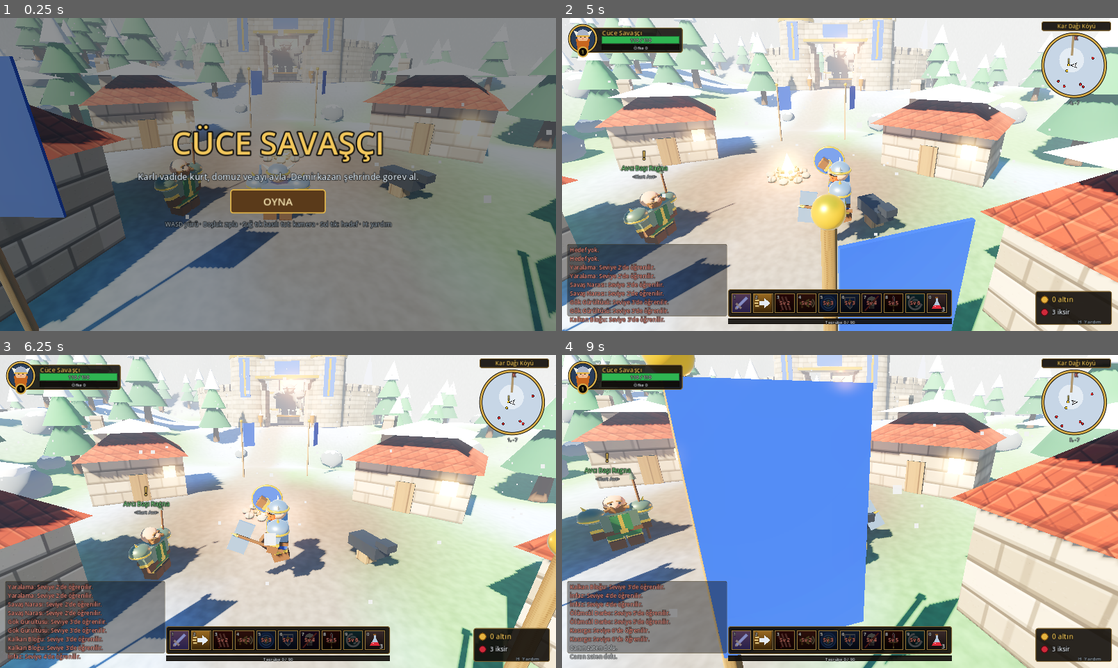
Above: before the commit, frames 1-4 (two rows, left to right).
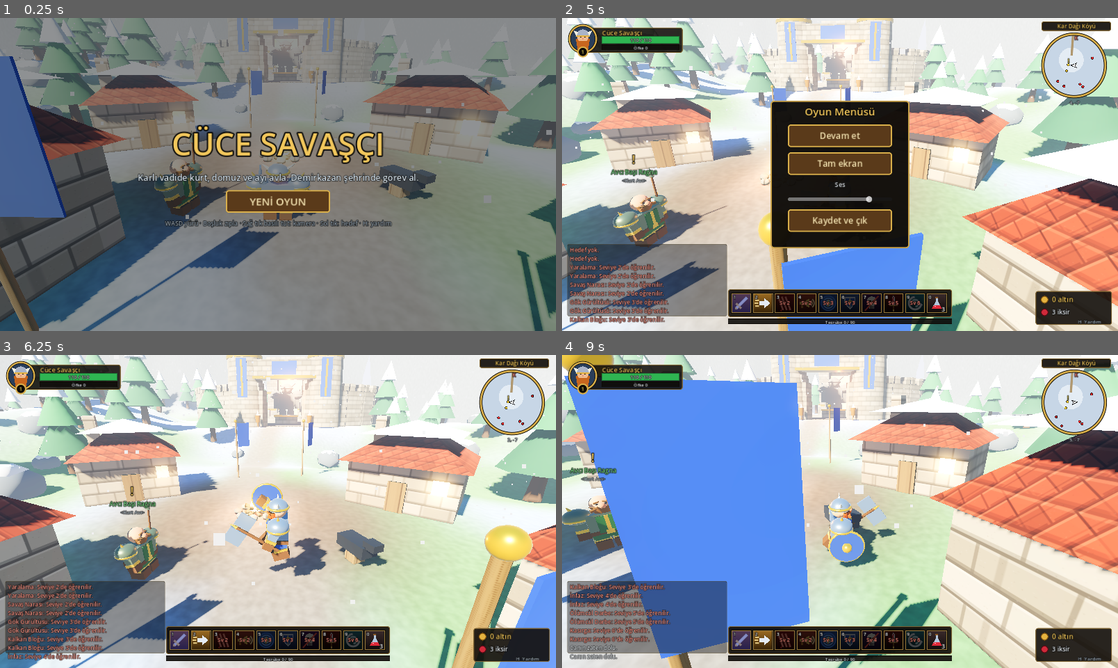
Above: after the commit, the same moments.

Repository: aldaci26/zindan-yuruyusu
Game: Godot game, scene res://main.tscn
Same seed, same stepped clock (60 frames per second), same inputs: the game is played once before the commit and once after it.
Inputs (mouse positions are in pixels of both pictures, inside the frame that each line leads up to):
- Up to frame 1 (0.25 s): no input
- Up to frame 2 (5 s): click "OYNA" (after the commit: "YENİ OYUN") at 0.5 s; tap Enter at 1.25 s; move the mouse to (962, 158) at 1.27 s; hold D 1.28-2.03 s; tap 1 at 1.35 s; click (962, 158) at 1.42 s; tap Space at 1.52, 2.27, 3.77, 4.52 s; tap 2 at 1.55, 2.1 s; move the mouse to (728, 190) at 2.02 s; hold S 2.03-2.78 s; click (728, 190) at 2.17 s; tap 3 at 2.3, 2.85 s; move the mouse to (895, 105) at 2.77 s; hold D 2.78-3.53 s; click (895, 105) at 2.92 s; tap 4 at 3.05, 3.6 s; move the mouse to (812, 237) at 3.52 s; hold W 3.53-4.28 s; click (812, 237) at 3.67 s; tap 5 at 3.8, 4.35 s; move the mouse to (1006, 221) at 4.27 s; hold A from 4.28 s (still down); click (1006, 221) at 4.42 s; tap 6 at 4.55 s; tap Escape at 4.9 s
- Up to frame 3 (6.25 s): release A at 5 s; click (278, 473) at 5 s, where only the run after the commit has a clickable "Devam et"; move the mouse to (111, 464) at 5.77 s; hold A from 5.78 s (still down); tap 6 at 5.85 s; click (111, 464) at 5.92 s; tap Space at 6.02 s; tap 7 at 6.05 s
- Up to frame 4 (9 s): move the mouse to (867, 511) at 6.52 s; release A at 6.53 s; hold S 6.53-7.28 s; tap 7 at 6.6 s; click (867, 511) at 6.67 s; tap 8 at 6.8, 7.35 s; move the mouse to (756, 433) at 7.27 s; hold D 7.28-8.03 s; click (756, 433) at 7.42 s; tap Space at 7.52, 8.27 s; tap 9 at 7.55, 8.1 s; move the mouse to (962, 495) at 8.02 s; hold W 8.03-8.78 s; click (962, 495) at 8.17 s; tap 0 at 8.3, 8.85 s; move the mouse to (728, 527) at 8.77 s; hold D from 8.78 s (still down); click (728, 527) at 8.92 s

The runs differ from the first frame. In frame 1, 2.8% of the frame differs, in the area x 24-76%, y 33-68%; in frame 2, 35%; in frame 3, 23%; in frame 4, 39%, in the area x 0-100%, y 0-100%.

Commit message:
Ses efektleri, otomatik kayıt/Devam et ve Esc oyun menüsü
Co-Authored-By: Claude Sonnet 5.5 <noreply@anthropic.com>
Claude-Session: https://claude.ai/code/session_01JevRmmu1FK3YXfTo6qDxTW

Diff:
--- a/godot/hud.gd
+++ b/godot/hud.gd
@@ -4,7 +4,11 @@
 const Parts = preload("res://ui_parts.gd")
 const Glyph = preload("res://glyph.gd")
 
-signal start_pressed
+signal start_pressed(continue_game: bool)
+signal resume_pressed
+signal quit_pressed
+signal volume_changed(v: float)
+signal fullscreen_pressed
 signal ability_pressed(i: int)
 signal talk_pressed
 
@@ -64,6 +68,9 @@
 var talk_lbl: Label
 var dead_lbl: Label
 var title_box: Control
+var continue_btn: Button
+var pause_box: PanelContainer
+var vol_slider: HSlider
 var help_box: PanelContainer
 var gold_lbl: Label
 var pot_lbl: Label
@@ -156,6 +163,7 @@
 	_build_dialog()
 	_build_banner()
 	_build_help()
+	_build_pause()
 	_build_title()
 	talk_lbl = _label("", 18, Color("9be8a8"))
 	_place(talk_lbl, 0.5, 1.0, 0.5, 1.0, -200, -150, 200, -126)
@@ -384,6 +392,61 @@
 	banner_sub.modulate.a = 0.0
 	root.add_child(banner_sub)
 
+func _menu_button(text: String, size: int = 20) -> Button:
+	var b := Button.new()
+	b.text = text
+	b.custom_minimum_size = Vector2(240, 52)
+	b.size_flags_horizontal = Control.SIZE_SHRINK_CENTER
+	b.add_theme_font_size_override("font_size", size)
+	b.add_theme_stylebox_override("normal", _box(Color("5a3a1a"), Color("d8ae4a"), 3, 6))
+	b.add_theme_stylebox_override("hover", _box(Color("7a5226"), Color("f2c75c"), 3, 6))
+	b.add_theme_stylebox_override("pressed", _box(Color("3a2410"), Color("f2c75c"), 3, 6))
+	b.add_theme_color_override("font_color", Color("f2e2b0"))
+	b.add_theme_color_override("font_hover_color", Color.WHITE)
+	b.focus_mode = Control.FOCUS_NONE
+	return b
+
+func _build_pause() -> void:
+	pause_box = PanelContainer.new()
+	pause_box.add_theme_stylebox_override("panel", _box(Color(0.05, 0.04, 0.03, 0.96), Color("c9a24a"), 3, 8))
+	_place(pause_box, 0.5, 0.5, 0.5, 0.5, -160, -170, 160, 170)
+	pause_box.visible = false
+	pause_box.z_index = 30
+	root.add_child(pause_box)
+	var v := VBoxContainer.new()
+	v.add_theme_constant_override("separation", 12)
+	pause_box.add_child(v)
+	var t := _label("Oyun Menüsü", 24, GOLD, 5)
+	t.horizontal_alignment = HORIZONTAL_ALIGNMENT_CENTER
+	v.add_child(t)
+	var rb := _menu_button("Devam et")
+	rb.pressed.connect(func(): resume_pressed.emit())
+	v.add_child(rb)
+	var fb := _menu_button("Tam ekran")
+	fb.pressed.connect(func(): fullscreen_pressed.emit())
+	v.add_child(fb)
+	var vl := _label("Ses", 14, Color("e9eef2"), 3)
+	vl.horizontal_alignment = HORIZONTAL_ALIGNMENT_CENTER
+	v.add_child(vl)
+	vol_slider = HSlider.new()
+	vol_slider.min_value = 0.0
+	vol_slider.max_value = 1.0
+	vol_slider.step = 0.05
+	vol_slider.value = 0.8
+	vol_slider.custom_minimum_size = Vector2(240, 22)
+	vol_slider.size_flags_horizontal = Control.SIZE_SHRINK_CENTER
+	vol_slider.value_changed.connect(func(x): volume_changed.emit(x))
+	v.add_child(vol_slider)
+	var qb := _menu_button("Kaydet ve çık")
+	qb.pressed.connect(func(): quit_pressed.emit())
+	v.add_child(qb)
+
+func set_paused(v: bool) -> void:
+	pause_box.visible = v
+
+func set_has_save(v: bool) -> void:
+	continue_btn.visible = v
+
 func _build_help() -> void:
 	help_box = PanelContainer.new()
 	help_box.add_theme_stylebox_override("panel", _box(Color(0.04, 0.035, 0.03, 0.95), Color("c9a24a"), 2, 6))
@@ -431,20 +494,17 @@
 	var s := _label("Karlı vadide kurt, domuz ve ayı avla. Demirkazan şehrinde görev al.", 20, Color("d5e1ea"))
 	s.horizontal_alignment = HORIZONTAL_ALIGNMENT_CENTER
 	v.add_child(s)
-	var b := Button.new()
-	b.text = "OYNA"
-	b.custom_minimum_size = Vector2(220, 56)
-	b.size_flags_horizontal = Control.SIZE_SHRINK_CENTER
-	b.add_theme_font_size_override("font_size", 24)
-	b.add_theme_stylebox_override("normal", _box(Color("5a3a1a"), Color("d8ae4a"), 3, 6))
-	b.add_theme_stylebox_override("hover", _box(Color("7a5226"), Color("f2c75c"), 3, 6))
-	b.add_theme_stylebox_override("pressed", _box(Color("3a2410"), Color("f2c75c"), 3, 6))
-	b.add_theme_color_override("font_color", Color("f2e2b0"))
-	b.focus_mode = Control.FOCUS_NONE
-	b.pressed.connect(func():
+	continue_btn = _menu_button("DEVAM ET", 24)
+	continue_btn.visible = false
+	continue_btn.pressed.connect(func():
 		start_game_without_click()
-		start_pressed.emit())
-	v.add_child(b)
+		start_pressed.emit(true))
+	v.add_child(continue_btn)
+	var nb := _menu_button("YENİ OYUN", 24)
+	nb.pressed.connect(func():
+		start_game_without_click()
+		start_pressed.emit(false))
+	v.add_child(nb)
 	var h := _label("WASD yürü · Boşluk zıpla · Sağ tık basılı tut: kamera · Sol tık: hedef · H: yardım", 14, Color("93a1ad"))
 	h.horizontal_alignment = HORIZONTAL_ALIGNMENT_CENTER
 	v.add_child(h)
--- a/godot/main.gd
+++ b/godot/main.gd
@@ -4,6 +4,7 @@
 const Dwarf = preload("res://dwarf.gd")
 const Tex = preload("res://tex.gd")
 const HudScript = preload("res://hud.gd")
+const SfxScript = preload("res://sfx.gd")
 
 const WORLD_R := 92.0
 const CITY := {"x": 0.0, "z": -58.0, "r": 24.0, "y": 3.0}
@@ -59,6 +60,10 @@
 
 # ---------- durum ----------
 var hud
+var sfx
+var paused := false
+var save_t := 0.0
+const SAVE_PATH := "user://cuce_save.json"
 var cam: Camera3D
 var sun: DirectionalLight3D
 var player: Node3D
@@ -152,6 +157,17 @@
 	add_child(hud)
 	hud.start_pressed.connect(_on_start)
 	hud.ability_pressed.connect(ability)
+	hud.resume_pressed.connect(toggle_pause)
+	hud.quit_pressed.connect(func():
+		save_game()
+		get_tree().quit())
+	hud.fullscreen_pressed.connect(toggle_fullscreen)
+	sfx = SfxScript.new()
+	add_child(sfx)
+	hud.volume_changed.connect(sfx.set_volume)
+	sfx.set_volume(0.8)
+	hud.set_has_save(FileAccess.file_exists(SAVE_PATH))
+	get_tree().set_auto_accept_quit(false)
 	_update_camera(0.0)
 
 func _tmat(tex: Texture2D, scale: float, metal: float, rough: float) -> StandardMaterial3D:
@@ -749,12 +765,83 @@
 	add_child(snow_node)
 
 # ---------- girdi ----------
-func _on_start() -> void:
+func _on_start(cont: bool) -> void:
 	mode = "play"
+	sfx.start_ambient()
+	sfx.play("click")
+	if cont and load_game():
+		hud.say("Kayıtlı oyun yüklendi.", Color("f2c75c"))
+		return
+	if FileAccess.file_exists(SAVE_PATH):
+		DirAccess.remove_absolute(ProjectSettings.globalize_path(SAVE_PATH))
 	hud.banner("KAR DAĞI KÖYÜ", "Kamp ateşi")
 	hud.say("Kurtlar ve domuzlar vadide dolaşıyor. İyi avlar!", Color("f2c75c"))
 
+func toggle_fullscreen() -> void:
+	var w := get_window()
+	w.mode = Window.MODE_WINDOWED if w.mode == Window.MODE_FULLSCREEN else Window.MODE_FULLSCREEN
+
+func toggle_pause() -> void:
+	if mode != "play":
+		return
+	paused = not paused
+	hud.set_paused(paused)
+	if paused:
+		rmb = false
+		Input.mouse_mode = Input.MOUSE_MODE_VISIBLE
+		save_game()
+
+func save_game() -> void:
+	if mode != "play" or P["dead"]:
+		return
+	var d := {"x": P["x"], "z": P["z"], "yaw": P["yaw"], "hp": P["hp"], "lvl": P["lvl"], "xp": P["xp"], "gold": P["gold"], "pot": P["pot"],
+		"wep_b": P["wep_b"], "wep_lvl": P["wep_lvl"], "qs": qs}
+	var f := FileAccess.open(SAVE_PATH, FileAccess.WRITE)
+	if f:
+		f.store_string(JSON.stringify(d))
+
+func load_game() -> bool:
+	if not FileAccess.file_exists(SAVE_PATH):
+		return false
+	var f := FileAccess.open(SAVE_PATH, FileAccess.READ)
+	if f == null:
+		return false
+	var d = JSON.parse_string(f.get_as_text())
+	if typeof(d) != TYPE_DICTIONARY:
+		return false
+	for k in ["x", "z", "yaw", "lvl", "xp", "gold", "pot", "wep_b", "wep_lvl", "hp"]:
+		if not d.has(k) or typeof(d[k]) != TYPE_FLOAT:
+			return false
+	P["x"] = clampf(d["x"], -WORLD_R, WORLD_R)
+	P["z"] = clampf(d["z"], -WORLD_R, WORLD_R)
+	P["yaw"] = d["yaw"]
+	P["lvl"] = clampi(int(d["lvl"]), 1, 10)
+	P["xp"] = maxf(0.0, d["xp"])
+	P["gold"] = maxi(0, int(d["gold"]))
+	P["pot"] = clampi(int(d["pot"]), 0, 9)
+	P["wep_b"] = d["wep_b"]
+	P["wep_lvl"] = clampi(int(d["wep_lvl"]), 0, 6)
+	P["hp"] = clampf(d["hp"], 1.0, float(max_hp()))
+	qs = {}
+	if typeof(d.get("qs")) == TYPE_DICTIONARY:
+		for id in d["qs"]:
+			if QUESTS.has(id) and typeof(d["qs"][id]) == TYPE_DICTIONARY:
+				var e: Dictionary = d["qs"][id]
+				qs[id] = {"st": str(e.get("st", "active")), "n": int(e.get("n", 0))}
+	P["y"] = height_at(P["x"], P["z"])
+	render_quests()
+	return true
+
+func _notification(what: int) -> void:
+	if what == NOTIFICATION_WM_CLOSE_REQUEST:
+		save_game()
+		get_tree().quit()
+
 func _unhandled_input(ev: InputEvent) -> void:
+	if paused:
+		if ev is InputEventKey and ev.pressed and not ev.echo and ev.keycode == KEY_ESCAPE:
+			toggle_pause()
+		return
 	if ev is InputEventMouseButton:
 		if ev.button_index == MOUSE_BUTTON_RIGHT:
 			rmb = ev.pressed
@@ -798,12 +885,13 @@
 					close_dialog()
 				elif hud.help_box.visible:
 					hud.toggle_help()
-				else:
+				elif P["target"] != null or P["auto"]:
 					P["target"] = null
 					P["auto"] = false
+				else:
+					toggle_pause()
 			KEY_F11:
-				var w := get_window()
-				w.mode = Window.MODE_WINDOWED if w.mode == Window.MODE_FULLSCREEN else Window.MODE_FULLSCREEN
+				toggle_fullscreen()
 
 func _select_at(pos: Vector2) -> void:
 	var best = null
@@ -854,6 +942,7 @@
 	if m.dead:
 		return
 	m.hp -= r["v"]
+	sfx.play("crit" if r["crit"] else "hit", -4)
 	float_text(Vector3(m.x, 1.9 * m.sc, m.z) + Vector3(0, m.node.position.y, 0), str(r["v"]), Color("ffd23a") if r["crit"] else col, r["crit"])
 	P["combat_t"] = T
 	add_rage(9.0 if r["crit"] else 6.0)
@@ -877,6 +966,7 @@
 		hud.say("Ganimet: iksir +1", Color("43d17f"))
 	var gd: int = 2 + m.lvl * 3 + randi() % 4
 	P["gold"] += gd
+	sfx.play("coin", -8)
 	hud.say("+%d altın" % gd, Color("f2c75c"))
 	quest_kill(m)
 	gain_xp(xp)
@@ -890,6 +980,7 @@
 		P["lvl"] += 1
 		P["hp"] = float(max_hp())
 		ring_fx(Vector3(P["x"], P["y"], P["z"]), 3.0, Color("f2c75c"), 0.9)
+		sfx.play("level")
 		hud.banner("SEVİYE %d" % P["lvl"], "Can doldu")
 		hud.say("Seviye atladın! Sv %d" % P["lvl"], Color("f2c75c"))
 		for a in HudScript.ABIL:
@@ -899,6 +990,7 @@
 
 func swing() -> void:
 	swing_t = 0.001
+	sfx.play("swing", -10)
 
 func auto_attack() -> void:
 	var m = P["target"]
@@ -986,19 +1078,23 @@
 			float_text(Vector3(m.x, 2.4 * m.sc, m.z) + Vector3(0, m.node.position.y, 0), "Kanama", Color("ff6a5a"), false)
 			hit_mob(m, roll(atk() * 0.5), Color("ffb0a0"))
 		"charge":
+			sfx.play("charge")
 			P["charge"] = m
 			P["charge_t"] = 0.0
 			P["auto"] = false
 			ring_fx(pp, 1.8, Color("ffd890"), 0.4)
 		"shout":
+			sfx.play("shout")
 			P["bs_t"] = 60.0
 			ring_fx(pp, 3.4, Color("ffd23a"), 0.6)
 			float_text(pp + Vector3(0, 2.6, 0), "Savaş Narası!", Color("ffe08a"), true)
 		"shield":
+			sfx.play("block")
 			P["sb_t"] = 5.0
 			ring_fx(pp, 1.8, Color("59a9ff"), 0.5)
 			float_text(pp + Vector3(0, 2.6, 0), "Kalkan Bloğu", Color("8ec9ff"), false)
 		"clap":
+			sfx.play("thunder")
 			swing()
 			ring_fx(pp, 6.0, Color("6aa8ff"), 0.55)
 			var any := false
@@ -1010,6 +1106,7 @@
 			if not any:
 				hud.say("Yakında düşman yok.", Color("ff9a8a"))
 		"whirl":
+			sfx.play("whirl")
 			P["spin"] = 0.6
 			swing()
 			ring_fx(pp, 5.0, Color("c8f0f8"), 0.55)
@@ -1031,6 +1128,7 @@
 		hud.say("Canın zaten dolu.")
 		return
 	P["pot"] -= 1
+	sfx.play("potion")
 	P["pot_cd"] = 20.0
 	var hv := mini(max_hp() - roundi(P["hp"]), roundi(max_hp() * 0.45))
 	P["hp"] += hv
@@ -1057,13 +1155,16 @@
 	if P["sb_t"] > 0.0:
 		d = maxi(1, roundi(d * 0.3))
 		float_text(Vector3(P["x"], P["y"] + 2.9, P["z"]), "Bloklandı", Color("8ec9ff"), false)
+		sfx.play("block", -6)
 		add_rage(5.0)
 	P["hp"] -= d
 	P["combat_t"] = T
+	sfx.play("hurt", -4)
 	add_rage(4.0)
 	float_text(Vector3(P["x"], P["y"] + 2.2, P["z"]), "-%d" % d, Color("ff6a5a"), false)
 	if P["hp"] <= 0.0 and not P["dead"]:
 		P["dead"] = true
+		sfx.play("die")
 		P["dead_t"] = T
 		P["auto"] = false
 		P["target"] = null
@@ -1133,6 +1234,8 @@
 				s["st"] = "ready"
 				hud.say("Görev tamam: %s (teslim et)" % d["title"], Color("7fe08a"))
 				hud.banner("GÖREV HAZIR", d["title"])
+				sfx.play("quest")
+				save_game()
 			else:
 				hud.say("%s: %d/%d" % [d["title"], s["n"], d["n"]], Color("f2c75c"))
 	render_quests()
@@ -1183,7 +1286,9 @@
 				body = "%s\n\nGörev: %d %s öldür.\nÖdül: %d tecrübe, %d altın%s." % [q["text"], q["n"], q["kill"], q["xp"], q["gold"], (", +%d saldırı" % q["wep"]) if q["wep"] > 0 else ""]
 				buttons.append({"label": "Görevi kabul et", "cb": func():
 					qs[n["q"]] = {"st": "active", "n": 0}
+					sfx.play("quest")
 					hud.say("Görev alındı: " + q["title"], Color("f2c75c"))
+					save_game()
 					render_quests()
 					close_dialog()})
 		else:
@@ -1196,6 +1301,7 @@
 					st["st"] = "done"
 					P["gold"] += q["gold"]
 					P["wep_b"] += q["wep"]
+					sfx.play("coin")
 					hud.say("Ödül: %d XP, %d altın" % [q["xp"], q["gold"]], Color("f2c75c"))
 					render_quests()
 					close_dialog()
@@ -1208,6 +1314,7 @@
 			if P["gold"] >= 15 and P["pot"] < 9:
 				P["gold"] -= 15
 				P["pot"] += 1
+				sfx.play("coin")
 				hud.say("İksir satın aldın.", Color("43d17f"))
 			render_dialog()})
 	elif n["role"] == "smith":
@@ -1221,6 +1328,7 @@
 					P["gold"] -= cost
 					P["wep_lvl"] += 1
 					P["wep_b"] += 3.0
+					sfx.play("block")
 					hud.say("Silah bilendi: +3 saldırı", Color("f2c75c"))
 					ring_fx(Vector3(P["x"], P["y"], P["z"]), 1.6, Color("ffb040"), 0.5)
 				render_dialog()})
@@ -1241,6 +1349,8 @@
 
 # ---------- güncelleme ----------
 func _process(delta: float) -> void:
+	if paused:
+		return
 	step(minf(delta, 0.05))
 
 func collide(x: float, z: float, r: float) -> Vector2:
@@ -1257,6 +1367,11 @@
 
 func step(dt: float) -> void:
 	T += dt
+	if mode == "play" and not P["dead"]:
+		save_t += dt
+		if save_t >= 20.0:
+			save_t = 0.0
+			save_game()
 	var ix := 0.0
 	var iy := 0.0
 	if mode == "play" and not P["dead"]:
@@ -1511,7 +1626,10 @@
 		node.position.y = n["y"] + sin(T * 1.4 + n["z"]) * 0.015
 
 func _animate_player(dt: float) -> void:
+	var ph0 := walk_ph
 	walk_ph += P["spd"] * dt * 9.0
+	if P["spd"] > 0.2 and P["jy"] <= 0.05 and floorf(walk_ph / PI) != floorf(ph0 / PI):
+		sfx.play("step", -16)
 	var sw: float = sin(walk_ph) * 0.75 * P["spd"]
 	var air: bool = P["jy"] > 0.05
 	rig["legL"].rotation.x = -0.7 if air else sw
--- /dev/null
+++ b/godot/sfx.gd
@@ -0,0 +1,106 @@
+extends Node
+## Kodla üretilen ses efektleri ve rüzgâr sesi (dış ses dosyası yok).
+
+const RATE := 22050
+var streams := {}
+var pool: Array = []
+var next := 0
+var wind: AudioStreamPlayer
+
+func _ready() -> void:
+	streams["swing"] = _make(0.2, func(t, n): return _noise_lp(n, 0.35) * sin(t / 0.2 * PI) * 0.5)
+	streams["hit"] = _make(0.16, func(t, n): return (sin(TAU * (150.0 - 400.0 * t) * t) * 0.8 + _noise_lp(n, 0.5) * 0.5) * exp(-t * 22.0))
+	streams["crit"] = _make(0.3, func(t, n): return (sin(TAU * (190.0 - 300.0 * t) * t) * 0.8 + _noise_lp(n, 0.6) * 0.5 + sin(TAU * 1400.0 * t) * 0.25) * exp(-t * 14.0))
+	streams["hurt"] = _make(0.22, func(t, n): return (sin(TAU * (90.0 - 120.0 * t) * t) * 0.9 + _noise_lp(n, 0.3) * 0.5) * exp(-t * 14.0))
+	streams["coin"] = _make(0.3, func(t, n): return (sin(TAU * 1320.0 * t) + (sin(TAU * 1760.0 * (t - 0.07)) if t > 0.07 else 0.0)) * 0.3 * exp(-t * 9.0))
+	streams["level"] = _make(1.0, func(t, n): return _arp(t) * 0.35)
+	streams["quest"] = _make(0.6, func(t, n): return (sin(TAU * 523.0 * t) * exp(-t * 6.0) + (sin(TAU * 784.0 * (t - 0.18)) * exp(-(t - 0.18) * 5.0) if t > 0.18 else 0.0)) * 0.35)
+	streams["potion"] = _make(0.45, func(t, n): return sin(TAU * (400.0 + 180.0 * sin(t * 40.0)) * t) * 0.3 * sin(t / 0.45 * PI))
+	streams["charge"] = _make(0.4, func(t, n): return _noise_lp(n, 0.15 + t * 1.2) * sin(t / 0.4 * PI) * 0.6)
+	streams["shout"] = _make(0.55, func(t, n): return (_saw(150.0 * t) * 0.5 + _saw(225.0 * t) * 0.25) * sin(minf(t / 0.08, 1.0) * PI / 2.0) * exp(-t * 3.0) * 0.6)
+	streams["block"] = _make(0.4, func(t, n): return (sin(TAU * 820.0 * t) + sin(TAU * 1330.0 * t) * 0.6 + sin(TAU * 2110.0 * t) * 0.3) * 0.3 * exp(-t * 9.0))
+	streams["thunder"] = _make(0.6, func(t, n): return (_noise_lp(n, 0.12) * 0.9 + sin(TAU * 60.0 * t) * 0.5) * exp(-t * 6.0))
+	streams["whirl"] = _make(0.6, func(t, n): return _noise_lp(n, 0.2 + 0.1 * sin(t * 30.0)) * sin(t / 0.6 * PI) * 0.6)
+	streams["die"] = _make(0.8, func(t, n): return sin(TAU * (220.0 - 160.0 * t) * t) * exp(-t * 3.0) * 0.5)
+	streams["click"] = _make(0.06, func(t, n): return sin(TAU * 900.0 * t) * exp(-t * 60.0) * 0.4)
+	streams["step"] = _make(0.1, func(t, n): return _noise_lp(n, 0.25) * exp(-t * 40.0) * 0.5)
+	for i in 10:
+		var p := AudioStreamPlayer.new()
+		add_child(p)
+		pool.append(p)
+	wind = AudioStreamPlayer.new()
+	wind.stream = _wind()
+	wind.volume_db = -24.0
+	add_child(wind)
+
+var _lp := 0.0
+
+func _noise_lp(n: float, k: float) -> float:
+	_lp += (n - _lp) * clampf(k, 0.01, 1.0)
+	return _lp * 1.8
+
+func _saw(ph: float) -> float:
+	return fmod(ph, 1.0) * 2.0 - 1.0
+
+func _arp(t: float) -> float:
+	var notes := [523.0, 659.0, 784.0, 1047.0]
+	var v := 0.0
+	for i in 4:
+		var s: float = t - i * 0.12
+		if s > 0.0:
+			v += sin(TAU * notes[i] * s) * exp(-s * 4.0)
+	return v
+
+func _make(dur: float, fn: Callable) -> AudioStreamWAV:
+	var n := int(dur * RATE)
+	var data := PackedByteArray()
+	data.resize(n * 2)
+	_lp = 0.0
+	for i in n:
+		var v: float = fn.call(float(i) / RATE, randf() * 2.0 - 1.0)
+		data.encode_s16(i * 2, int(clampf(v, -1.0, 1.0) * 30000.0))
+	var w := AudioStreamWAV.new()
+	w.format = AudioStreamWAV.FORMAT_16_BITS
+	w.mix_rate = RATE
+	w.stereo = false
+	w.data = data
+	return w
+
+func _wind() -> AudioStreamWAV:
+	var n := 4 * RATE
+	var data := PackedByteArray()
+	data.resize(n * 2)
+	var lp := 0.0
+	var lp2 := 0.0
+	for i in n:
+		var t := float(i) / RATE
+		lp += (randf() * 2.0 - 1.0 - lp) * 0.05
+		lp2 += (lp - lp2) * 0.2
+		var env := 0.55 + 0.45 * sin(t / 4.0 * TAU) * sin(t / 4.0 * TAU * 2.0 + 0.5)
+		# döngü başı ve sonu aynı olsun
+		var edge := minf(minf(t, 4.0 - t) / 0.2, 1.0)
+		data.encode_s16(i * 2, int(clampf(lp2 * 5.0 * env * edge, -1.0, 1.0) * 20000.0))
+	var w := AudioStreamWAV.new()
+	w.format = AudioStreamWAV.FORMAT_16_BITS
+	w.mix_rate = RATE
+	w.data = data
+	w.loop_mode = AudioStreamWAV.LOOP_FORWARD
+	w.loop_end = n
+	return w
+
+func play(name: String, vol: float = 0.0, pitch: float = 1.0) -> void:
+	if not streams.has(name):
+		return
+	var p: AudioStreamPlayer = pool[next]
+	next = (next + 1) % pool.size()
+	p.stream = streams[name]
+	p.volume_db = vol
+	p.pitch_scale = pitch * (0.95 + randf() * 0.1)
+	p.play()
+
+func start_ambient() -> void:
+	if not wind.playing:
+		wind.play()
+
+func set_volume(v: float) -> void:
+	AudioServer.set_bus_volume_db(0, linear_to_db(clampf(v, 0.0, 1.0)))
